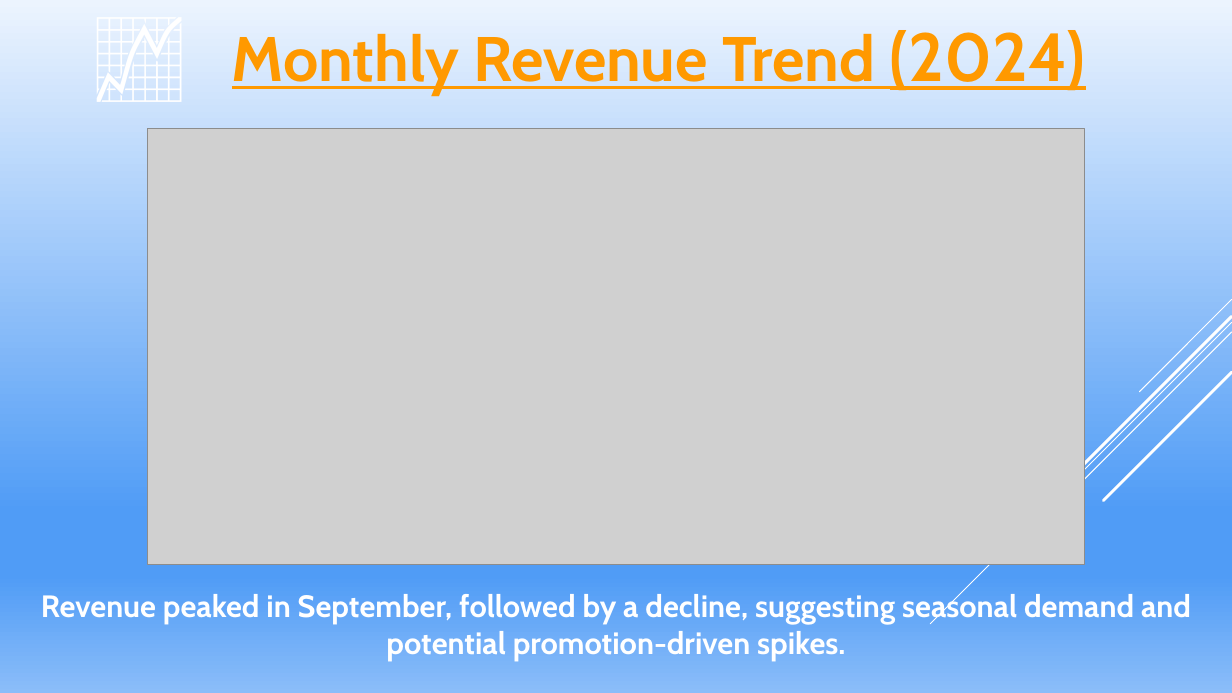
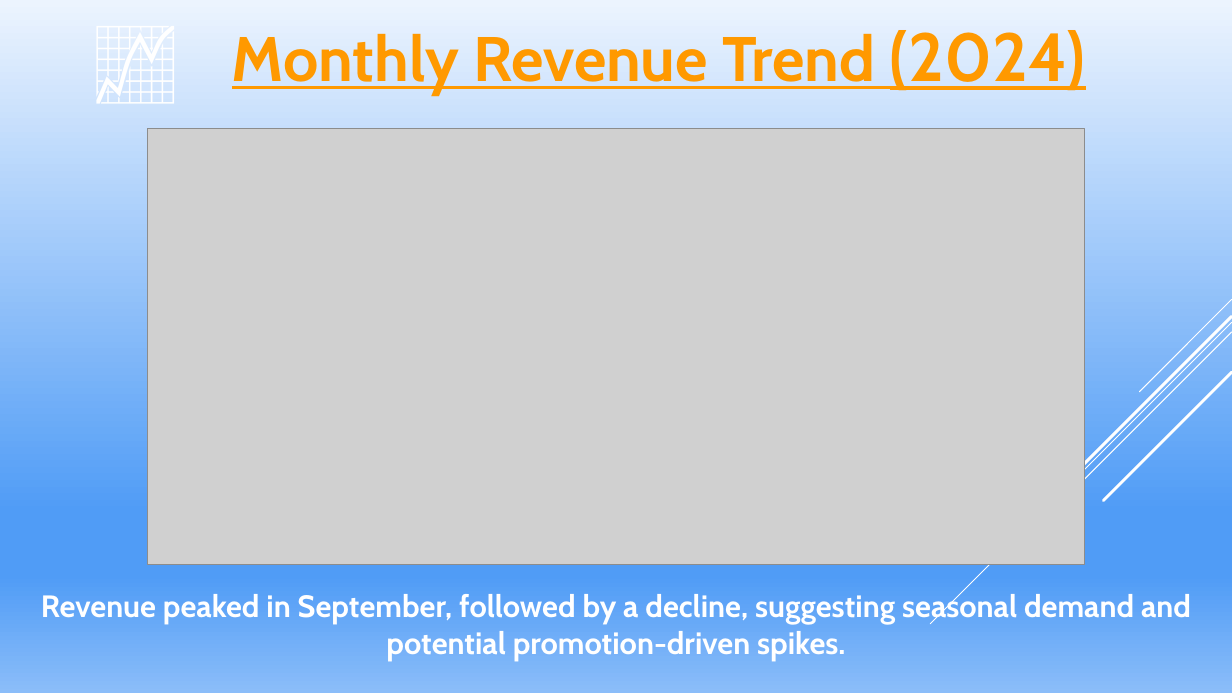
Before and after one commit to Inette289/sales-performance-and-customer-insights, a slide deck: slide 4 of reports/2024 Sales Performance & Customer Insights Dashboard 2.pptx. Drawn at 1232x693 pixels with LibreOffice and Linux fonts; fonts in the diff are those of the drawing; grey boxes stand for pictures. Boxes give left, top, right and bottom in pixels: in the first picture for what was removed or moved away, otherwise in the second. Text is boxed around its words. In the diff, an @@ line names an element or a change of style, - is before the commit and + after.

```diff
--- a/reports/2024 Sales Performance & Customer Insights Dashboard 2.pptx
+++ b/reports/2024 Sales Performance & Customer Insights Dashboard 2.pptx
@@ text "📈" at box(85, 0, 914, 112): size 72 to 66 pt @@
```
Also in this commit, not shown: 4 other slides changed, 4 other files.
